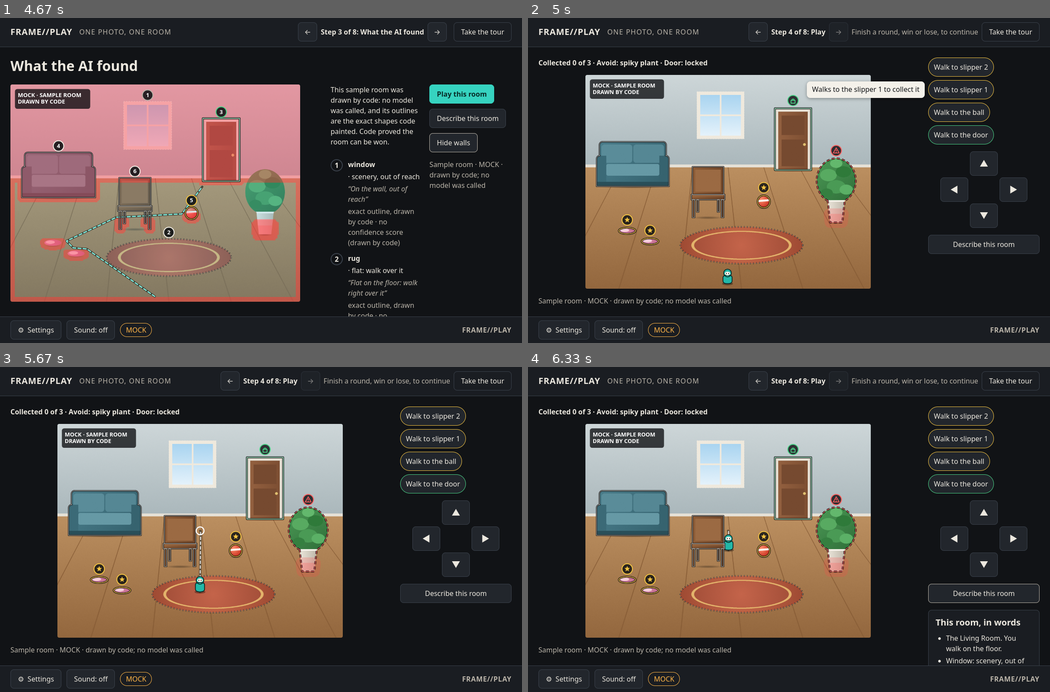
Above: before the commit, frames 1-4 (two rows, left to right).
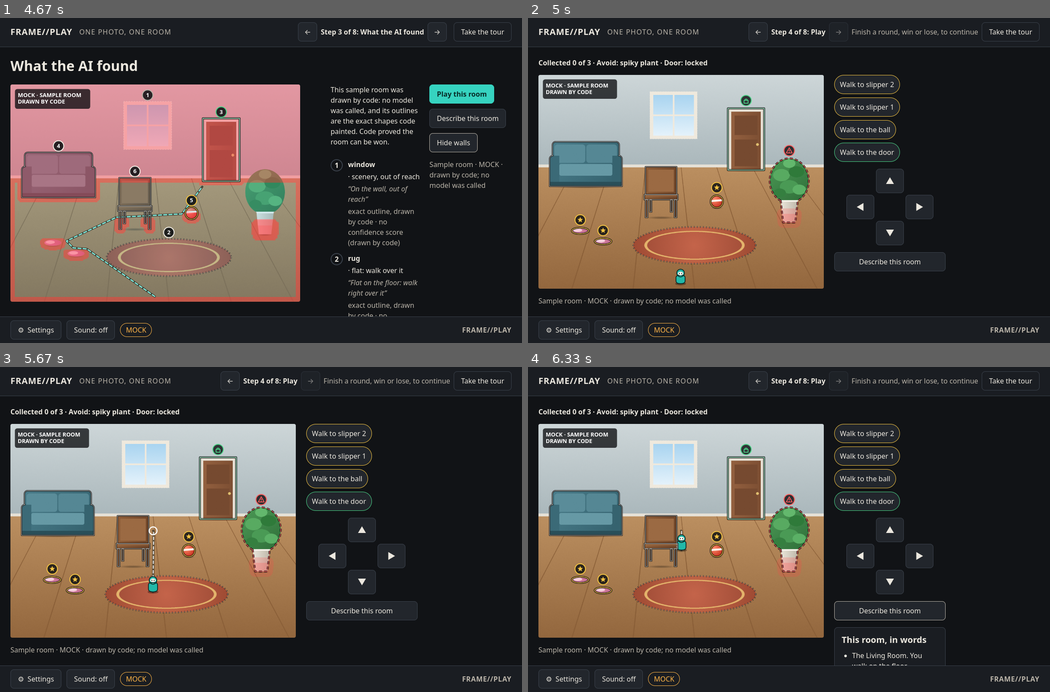
Above: after the commit, the same moments.

Repository: darkAbacus247/frame-play
Game: browser game, page index.html
The game is run twice, just before and just after one commit, with the same random seed, the same clock (stepped at 60 frames per second) and the same inputs.
Inputs (mouse positions are in pixels of both pictures, inside the frame that each line leads up to; where the layout moved, square brackets give the same spot in the first picture):
- Up to frame 1 (4.67 s): click (261, 180) at 0.27 s; click "⚙ Settings" at 1.27 s; tap Escape at 1.52 s; click "Start over from Step 1" at 1.77 s; click "I am 18 or over and I underst…" at 2.02 s; click "Sound: on" at 2.77 s; click "The Living Room MOCK · sample…" at 3.52 s; click "Show walls" at 4.27 s
- Up to frame 2 (5 s): click "Play this room" at 4.77 s
- Up to frame 3 (5.67 s): click (151, 529) [198, 529] at 5.02 s
- Up to frame 4 (6.33 s): click "Describe this room" at 5.77 s

Frame 1 is identical in both runs. In frame 2, 27% of the frame differs, in the area x 2-98%, y 12-84%; in frame 3, 26%; in frame 4, 27%, in the area x 2-98%, y 12-92%.

Commit message:
F8: picture screens are top-aligned; no empty band above the board
The play grid was height: 100% with a stretched minmax(12rem, 1fr) stage
row and .stage { place-items: center }, so the board floated in the
middle of a tall row (about 200 px above and below it at 1259x1418) while
the side column started at the top. Now the grid is as tall as its
content and starts at the top: the status line spans both columns, the
board sits directly under it with the side column level with its top,
and the line under the board follows it. game.js sizes the board from the
space (ui.js boardRoom: what the side column leaves, main's height less
the status line, the line, their gaps and, in one column, the side
column), keeping the aspect ratio; the board column is as wide as the
board so the side column sits right beside it. On narrow windows the
line comes under the board and the side column flows below. The compare
screen's pictures sit closer under the heading (16 + 1 + 12 px).

A layout model in tests/layout.test.js reads the real cascade at the
reported window (67 to 200%), 1280x720 and the earlier zoom cases, and
checks the board's top against the side column's (within 8 px) and the
band under the status line (at most 2rem) on play, reveal and compare.

Co-Authored-By: Claude Opus 5.5 <noreply@anthropic.com>

Diff:
--- a/app.js
+++ b/app.js
@@ -660,7 +660,7 @@
 
 async function screenTwo(main, token) {
   const cards = el('div', { class: 'two-rooms' });
-  main.replaceChildren(el('section', { class: 'screen' }, [
+  main.replaceChildren(el('section', { class: 'screen compare' }, [
     el('h1', { text: 'Your two rooms' }),
     cards,
     el('div', { class: 'actions' }, [
--- a/src/game.js
+++ b/src/game.js
@@ -5,7 +5,7 @@
 import { Renderer, fitSize, unlockPulse } from './render.js';
 import { ruleRow, announce, endCardWords } from './words.js';
 import { objectWords } from './level.js';
-import { el } from './ui.js';
+import { el, boardRoom } from './ui.js';
 
 const KEY_DIRS = {
   ArrowUp: [0, -1], ArrowDown: [0, 1], ArrowLeft: [-1, 0], ArrowRight: [1, 0],
@@ -213,15 +213,34 @@
   game.addEventListener('keyup', (e) => { held.delete(e.key); });
   game.addEventListener('blur', () => held.clear());
 
+  // the board sits at the top of its cell; its size comes from the space
+  // (ui.js boardRoom), not from a stretched row it would float in
+  let fitted = '';
   const ro = new ResizeObserver(() => {
-    const r = stage.getBoundingClientRect();
-    const cs = getComputedStyle(stage);
-    const w = r.width - parseFloat(cs.paddingLeft) - parseFloat(cs.paddingRight);
-    const h = r.height - parseFloat(cs.paddingTop) - parseFloat(cs.paddingBottom);
-    const f = fitSize(Math.max(80, w), Math.max(60, h), level.picture.width, level.picture.height);
-    renderer.resize(f.cssW, f.cssH, globalThis.devicePixelRatio || 1);
+    if (!wrap.isConnected) return;
+    const ms = getComputedStyle(root);
+    const ps = getComputedStyle(wrap);
+    const rem = parseFloat(getComputedStyle(document.documentElement).fontSize) || 16;
+    const room = boardRoom({
+      playW: wrap.clientWidth,
+      spaceH: root.clientHeight - parseFloat(ms.paddingTop) - parseFloat(ms.paddingBottom),
+      ruleH: rule.offsetHeight,
+      labelH: label.offsetHeight,
+      rowGap: parseFloat(ps.rowGap) || 0,
+      colGap: parseFloat(ps.columnGap) || 0,
+      sideW: side.offsetWidth,
+      sideH: side.offsetHeight,
+      sideBeside: /"stage side"/.test(ps.gridTemplateAreas),
+      minH: (parseFloat(ps.getPropertyValue('--stage-min')) || 12) * rem,
+    });
+    const f = fitSize(Math.max(80, room.w), Math.max(60, room.h), level.picture.width, level.picture.height);
+    const dpr = globalThis.devicePixelRatio || 1;
+    const key = `${f.cssW}x${f.cssH}@${dpr}`;
+    if (key === fitted) return;
+    fitted = key;
+    renderer.resize(f.cssW, f.cssH, dpr);
   });
-  ro.observe(stage);
+  for (const e of [root, wrap, rule, label, side]) ro.observe(e);
 
   refreshRule();
   goalChips();
--- a/src/ui.js
+++ b/src/ui.js
@@ -90,6 +90,20 @@
   ro.observe(bar);
   decide();
   return ro;
+}
+
+// ---- the room the play board may take ----
+// The board is top-aligned under the status line and sized from the space,
+// never from a stretched row: the width is what the side column leaves (all
+// of it when the side column flows below), the height is main's space less
+// the status line, the line under the board, their gaps and, when it flows
+// below, the side column, so the room and its controls are in view together.
+// Never under minH; the page scrolls instead.
+export function boardRoom({ playW, spaceH, ruleH, labelH, rowGap, colGap, sideW, sideH, sideBeside, minH }) {
+  const w = sideBeside ? playW - sideW - colGap : playW;
+  const below = sideBeside ? 0 : sideH + rowGap;
+  const h = spaceH - ruleH - labelH - 2 * rowGap - below;
+  return { w: Math.max(0, w), h: Math.max(minH, h) };
 }
 
 // Keep a box at least as tall as it is now, so new contents cannot shrink it
--- a/styles.css
+++ b/styles.css
@@ -158,22 +158,31 @@
 .actions { display: flex; flex-wrap: wrap; gap: var(--s3); align-items: center; }
 .sparse .actions { justify-content: center; }
 
-/* ---- play ---- */
+/* ---- play ----
+   Top-aligned, never centred in a stretched row: the status line, then the
+   board with the side column level with its top, then the line under the
+   board. The board column is as wide as the board (game.js sizes it from
+   the space, ui.js boardRoom), so the side column sits right beside it; the
+   last row only takes up a side column taller than the board and its line. */
 .play {
+  --stage-min: 12rem;
   display: grid;
-  height: 100%;
   min-height: fit-content;
+  align-content: start;
+  justify-content: start;
   gap: var(--s4) var(--gap);
-  grid-template-columns: minmax(0, 1fr) auto;
-  grid-template-rows: auto minmax(12rem, 1fr) auto;
-  grid-template-areas: "rule side" "stage side" "label side";
-}
-.rule-row { grid-area: rule; min-height: 1.5rem; font-weight: 600; max-width: none; }
-.stage { grid-area: stage; min-height: 0; min-width: 0; display: grid; place-items: center; }
+  grid-template-columns: minmax(0, max-content) auto;
+  grid-template-rows: auto auto auto 1fr;
+  grid-template-areas: "rule rule" "stage side" "label side" ". side";
+}
+/* these two wrap to the board's width instead of widening its column */
+.rule-row { grid-area: rule; min-height: 1.5rem; font-weight: 600; max-width: none; contain: inline-size; }
+.stage { grid-area: stage; min-width: 0; display: grid; justify-items: start; align-items: start; }
 .game { position: relative; line-height: 0; border-radius: var(--s1); touch-action: none; cursor: pointer; }
 .game canvas { display: block; border-radius: var(--s1); }
 .side { grid-area: side; display: flex; flex-direction: column; gap: var(--s4); width: 16rem; }
 .level-label { grid-area: label; color: var(--muted); max-width: none; }
+.play .level-label { contain: inline-size; }
 .chips { display: flex; flex-wrap: wrap; gap: var(--s2); }
 .chip {
   min-height: var(--target); padding: 0 var(--s3); border-radius: 999px;
@@ -209,8 +218,8 @@
 @media (max-width: 719px) {
   .play {
     grid-template-columns: minmax(0, 1fr);
-    grid-template-rows: auto minmax(12rem, 1fr) auto auto;
-    grid-template-areas: "rule" "stage" "side" "label";
+    grid-template-rows: auto auto auto auto;
+    grid-template-areas: "rule" "stage" "label" "side";
   }
   .side { width: auto; flex-direction: row; flex-wrap: wrap; align-items: flex-start; justify-content: space-between; }
   .side .chips { flex: 1 1 12rem; }
@@ -220,12 +229,9 @@
    the pad gets shorter but keeps full-size touch targets. Everything stays
    in flow, so nothing can overlap; the page scrolls only if it must. */
 @media (max-height: 40rem) {
-  .play { row-gap: var(--s3); grid-template-rows: auto minmax(8rem, 1fr) auto; }
+  .play { --stage-min: 8rem; row-gap: var(--s3); }
   .pad { grid-template-columns: repeat(3, 3.5rem); grid-template-rows: repeat(3, var(--target)); }
   .pad-btn { width: 3.5rem; height: var(--target); }
-}
-@media (max-height: 40rem) and (max-width: 719px) {
-  .play { grid-template-rows: auto minmax(8rem, 1fr) auto auto; }
 }
 
 /* ---- cards (modal) ---- */
@@ -328,8 +334,10 @@
 }
 
 /* ---- your two rooms ---- */
-.two-rooms { display: grid; gap: var(--gap); grid-template-columns: repeat(2, minmax(0, 1fr)); }
-.room-sum { display: grid; gap: var(--s3); align-content: start; padding: var(--s4); border: 1px solid var(--line); border-radius: var(--radius); background: var(--panel); }
+/* the pictures sit close under the heading: 16 + 1 + 12 px, under 2rem */
+.compare { row-gap: var(--s4); }
+.two-rooms { display: grid; gap: var(--gap); align-items: start; grid-template-columns: repeat(2, minmax(0, 1fr)); }
+.room-sum { display: grid; gap: var(--s3); align-content: start; padding: var(--s3); border: 1px solid var(--line); border-radius: var(--radius); background: var(--panel); }
 .two-pic { min-width: 0; line-height: 0; }
 @media (max-width: 719px) {
   .two-rooms { grid-template-columns: minmax(0, 1fr); }
--- a/tests/layout.test.js
+++ b/tests/layout.test.js
@@ -1,7 +1,8 @@
 import test from 'node:test';
 import assert from 'node:assert/strict';
 import { readFileSync } from 'node:fs';
-import { barMode, holdBar } from '../src/ui.js';
+import { barMode, holdBar, boardRoom } from '../src/ui.js';
+import { fitSize } from '../src/render.js';
 
 const css = readFileSync(new URL('../styles.css', import.meta.url), 'utf8');
 function rule(selector) {
@@ -50,14 +51,195 @@
   const at = css.indexOf('@media (max-height: 40rem) {');
   assert.ok(at > 0, 'a rule set for short windows');
   const block = css.slice(at, css.indexOf('\n}', at));
-  assert.match(block, /\.play \{[^}]*minmax\(8rem, 1fr\)/, 'the stage row may shrink to 8rem; the board scales to it');
+  assert.match(block, /\.play \{[^}]*--stage-min: 8rem/, 'the board may shrink to 8rem before the page scrolls');
   assert.match(block, /\.pad-btn \{[^}]*height: var\(--target\)/, 'pad buttons keep the 2.75rem target');
   assert.match(block, /\.pad \{[^}]*repeat\(3, var\(--target\)\)/);
   assert.doesNotMatch(block, /position|overflow:\s*hidden/, 'nothing taken out of flow or clipped');
-  const narrow = css.indexOf('@media (max-height: 40rem) and (max-width: 719px)');
-  assert.ok(narrow > at, 'the one-column layout gets the same shrinkable stage, after the general rule');
-  assert.match(css.slice(narrow, css.indexOf('\n}', narrow)), /minmax\(8rem, 1fr\) auto auto/);
   assert.match(rule('.play'), /min-height:\s*fit-content/, 'the play grid never squeezes its rows over each other');
+});
+
+// ---- picture screens: a small layout model read from the real cascade ----
+const flat = css.replace(/\/\*[\s\S]*?\*\//g, '');
+const RULES = [];
+(function parse(text, media) {
+  let pos = 0;
+  for (;;) {
+    const open = text.indexOf('{', pos);
+    if (open < 0) return;
+    const prelude = text.slice(pos, open).trim();
+    let depth = 1, j = open + 1;
+    while (depth) { if (text[j] === '{') depth++; else if (text[j] === '}') depth--; j++; }
+    const body = text.slice(open + 1, j - 1);
+    if (prelude.startsWith('@media')) parse(body, prelude);
+    else if (!prelude.startsWith('@')) RULES.push({ sels: prelude.split(',').map((s) => s.trim()), body, media });
+    pos = j;
+  }
+})(flat, null);
+const px = (v) => (v.endsWith('rem') ? parseFloat(v) * 16 : parseFloat(v));
+function mediaHolds(media, vw, vh) {
+  if (!media) return true;
+  return [...media.matchAll(/\((min|max)-(width|height):\s*([\d.]+(?:px|rem))\)/g)].every(([, mm, dim, v]) => {
+    const have = dim === 'width' ? vw : vh;
+    return mm === 'min' ? have >= px(v) : have <= px(v);
+  });
+}
+const VARS = { '--s1': 4, '--s2': 8, '--s3': 12, '--s4': 16, '--s5': 24, '--s6': 32, '--s7': 48 };
+function cascade(selector, vw, vh) {
+  const out = {};
+  for (const r of RULES) {
+    if (!r.sels.includes(selector) || !mediaHolds(r.media, vw, vh)) continue;
+    for (const d of r.body.split(';')) {
+      const k = d.indexOf(':');
+      if (k > 0) out[d.slice(0, k).trim()] = d.slice(k + 1).trim();
+    }
+  }
+  return out;
+}
+function length(v, vw, vh) {
+  if (v == null) return 0;
+  const m = /^var\((--[\w-]+)\)$/.exec(v);
+  if (m) {
+    if (VARS[m[1]] != null) return VARS[m[1]];
+    return length(cascade(':root', vw, vh)[m[1]], vw, vh);
+  }
+  return px(v);
+}
+function gaps(decl, vw, vh) {
+  const [row, col = row] = (decl.gap || '0').split(/\s+(?![^(]*\))/);
+  return {
+    rowGap: length(decl['row-gap'] || row, vw, vh),
+    colGap: length(decl['column-gap'] || col, vw, vh),
+  };
+}
+const tracks = (v) => v.trim().split(/\s+(?![^(]*\))/);
+const flexible = (t) => /fr\b/.test(t);
+const centred = (d) => /center/.test(`${d['place-items'] || ''} ${d['align-items'] || ''} ${d['align-content'] || ''} ${d['place-content'] || ''}`);
+
+// header and dock as in the zoom cases above; the side column's height as
+// the sample rooms fill it (three chips, the pad, Describe this room)
+const HEADER = 61, DOCK = 61, RULE_H = 24, LABEL_H = 24;
+function layPlay(vw, vh) {
+  const pad = length('var(--pad)', vw, vh);
+  const spaceH = vh - HEADER - DOCK - 2 * pad;
+  const playW = vw - 2 * pad;
+  const play = cascade('.play', vw, vh);
+  const stage = cascade('.stage', vw, vh);
+  const { rowGap, colGap } = gaps(play, vw, vh);
+  const areas = [...play['grid-template-areas'].matchAll(/"([^"]+)"/g)].map((m) => m[1].trim().split(/\s+/));
+  const rows = tracks(play['grid-template-rows']);
+  assert.equal(rows.length, areas.length, `${vw}x${vh}: one track per row of areas`);
+  const rowsOf = (name) => areas.flatMap((r, i) => (r.includes(name) ? [i] : []));
+  const sideBeside = areas.some((r) => r.includes('stage') && r.includes('side'));
+  const short = vh <= 640;
+  const sideW = sideBeside ? length(cascade('.side', vw, vh).width, vw, vh) : playW;
+  const padH = short ? 3 * 44 + 2 * 4 : 3 * 56 + 2 * 4;
+  const sideH = sideBeside ? 3 * 44 + 2 * 8 + 16 + padH + 16 + 44 : padH + 16 + 44;
+  const minH = length(play['--stage-min'] || '12rem', vw, vh);
+  const room = boardRoom({ playW, spaceH, ruleH: RULE_H, labelH: LABEL_H, rowGap, colGap, sideW, sideH, sideBeside, minH });
+  const board = fitSize(Math.max(80, room.w), Math.max(60, room.h), 1024, 768);
+  // row heights: single-row items size auto rows; a definite-height grid
+  // hands what is left to its fr rows, and a side column taller than the
+  // rows it spans grows the fr rows among them
+  const content = { rule: RULE_H, stage: board.cssH, label: LABEL_H };
+  const h = rows.map((t, i) => {
+    if (flexible(t)) return 0;
+    const names = areas[i].filter((n) => n !== '.' && rowsOf(n).length === 1);
+    return Math.max(0, ...names.map((n) => content[n] || 0));
+  });
+  const flex = rows.flatMap((t, i) => (flexible(t) ? [i] : []));
+  const total = () => h.reduce((a, b) => a + b, 0) + rowGap * (rows.length - 1);
+  if (play.height === '100%' && flex.length) {
+    const left = Math.max(0, spaceH - total());
+    for (const i of flex) h[i] = Math.max(length(/minmax\(([^,]+),/.exec(rows[i])?.[1] || '0', vw, vh), left / flex.length);
+  }
+  const sideRows = rowsOf('side');
+  const spanned = sideRows.reduce((a, i) => a + h[i], 0) + rowGap * (sideRows.length - 1);
+  const flexIn = sideRows.filter((i) => flexible(rows[i]));
+  if (sideH > spanned && flexIn.length) for (const i of flexIn) h[i] += (sideH - spanned) / flexIn.length;
+  const top = (i) => h.slice(0, i).reduce((a, b) => a + b, 0) + rowGap * i;
+  const si = rowsOf('stage')[0];
+  const cell = { top: top(si), h: h[si] };
+  const boardTop = cell.top + (centred(stage) ? (cell.h - board.cssH) / 2 : 0);
+  const li = rowsOf('label')[0];
+  return {
+    sideBeside, playW, spaceH, fit: board, room, minH,
+    rule: { top: top(rowsOf('rule')[0]), bottom: top(rowsOf('rule')[0]) + RULE_H },
+    board: { top: boardTop, bottom: boardTop + board.cssH, left: 0, right: board.cssW },
+    side: { top: top(sideRows[0]), left: sideBeside ? board.cssW + colGap : 0, right: sideBeside ? board.cssW + colGap + sideW : playW },
+    label: { top: top(li), bottom: top(li) + LABEL_H },
+  };
+}
+
+// 1259 by 1418 (the reported window) at 67, 100, 150 and 200%, the spec's
+// 1280 by 720, the 150% and 200% cases above, and a phone on its side
+const VIEWS = [
+  ...[0.67, 1, 1.5, 2].map((z) => ({ name: `1259x1418 at ${Math.round(z * 100)}%`, vw: Math.round(1259 / z), vh: Math.round(1418 / z) })),
+  { name: '1280x720', vw: 1280, vh: 720 },
+  { name: '150%', vw: 559, vh: 630 },
+  { name: '200%', vw: 420, vh: 472 },
+  { name: 'landscape phone', vw: 568, vh: 320 },
+];
+
+test('play: the board starts under the status line, level with the side column, its line right under it', () => {
+  for (const v of VIEWS) {
+    const L = layPlay(v.vw, v.vh);
+    const band = L.board.top - L.rule.bottom;
+    assert.ok(band <= 32, `${v.name}: ${band}px of empty band between the status line and the board`);
+    if (L.sideBeside) {
+      assert.ok(Math.abs(L.board.top - L.side.top) <= 8, `${v.name}: board top ${L.board.top}, side column top ${L.side.top}`);
+      assert.ok(L.board.right <= L.side.left, `${v.name}: the side column sits beside the board, not over it`);
+      assert.ok(L.side.right <= L.playW + 0.5, `${v.name}: the side column stays in main`);
+    } else {
+      assert.ok(L.side.top >= L.label.bottom, `${v.name}: the side column flows below the board and its line`);
+    }
+    const under = L.label.top - L.board.bottom;
+    assert.ok(under >= 0 && under <= 32, `${v.name}: the line under the board is ${under}px below it`);
+    assert.ok(L.board.right <= L.playW, `${v.name}: the board fits main's width`);
+    if (L.room.h > L.minH) assert.ok(L.label.bottom <= L.spaceH + 0.5, `${v.name}: when it can, the board and its line fit above the dock`);
+  }
+  // wide windows: the board takes the whole width beside the side column or
+  // the whole height, whichever runs out first
+  const wide = layPlay(1880, 2116);
+  assert.ok(wide.fit.cssW >= wide.room.w - 1 || wide.fit.cssH >= wide.room.h - 1);
+});
+
+test('play: no stretched or centred row can float the board; side and line follow it', () => {
+  for (const v of VIEWS) {
+    const play = cascade('.play', v.vw, v.vh);
+    assert.ok(!centred(play) && !centred(cascade('.stage', v.vw, v.vh)), `${v.name}: nothing centres the board vertically`);
+    assert.notEqual(play.height, '100%', `${v.name}: the play grid is as tall as its content`);
+    assert.match(play['align-content'] || '', /start/, v.name);
+  }
+  assert.doesNotMatch(flat, /position\s*:\s*(sticky|fixed)/);
+  const game = readFileSync(new URL('../src/game.js', import.meta.url), 'utf8');
+  assert.match(game, /boardRoom\(/, 'the board is sized from the space, not from a stretched stage');
+});
+
+test('reveal and compare: the picture sits right under the heading, top-aligned with its column', () => {
+  const app = readFileSync(new URL('../app.js', import.meta.url), 'utf8');
+  assert.match(app, /'found-grid' \}, \[\s*pic,/, 'the reveal picture leads its grid');
+  assert.match(app, /'room-sum' \}, \[\s*pic,/, 'each compare picture leads its card');
+  assert.match(app, /class: 'screen compare'/);
+  for (const v of VIEWS) {
+    const screen = cascade('.screen', v.vw, v.vh);
+    assert.match(screen['align-content'], /start/, v.name);
+    const found = cascade('.found-grid', v.vw, v.vh);
+    assert.match(found['align-items'], /start/, `${v.name}: the reveal picture and its column share a top`);
+    assert.ok(!centred(cascade('.found-pic', v.vw, v.vh)) && !cascade('.found-pic', v.vw, v.vh)['margin-top']);
+    const revealBand = gaps(screen, v.vw, v.vh).rowGap;
+    assert.ok(revealBand <= 32, `${v.name}: reveal band ${revealBand}px`);
+    const compare = { ...screen, ...cascade('.compare', v.vw, v.vh) };
+    const card = cascade('.room-sum', v.vw, v.vh);
+    assert.match(card['align-content'], /start/, v.name);
+    assert.match(cascade('.two-rooms', v.vw, v.vh)['align-items'] || '', /start/, `${v.name}: the two cards share a top`);
+    const compareBand = gaps(compare, v.vw, v.vh).rowGap + 1 + length(card.padding, v.vw, v.vh);
+    assert.ok(compareBand <= 32, `${v.name}: compare band ${compareBand}px`);
+  }
+  for (const r of RULES) {
+    if (r.sels.some((s) => /found|two-|room-sum|compare|\.play|\.stage/.test(s))) {
+      assert.doesNotMatch(r.body, /margin-top:\s*auto|(align|place)-(items|content):\s*center/, r.sels.join(', '));
+    }
+  }
 });
 
 test('pinned, the body scrolls in its own box and the bar takes its own height in flow', () => {
